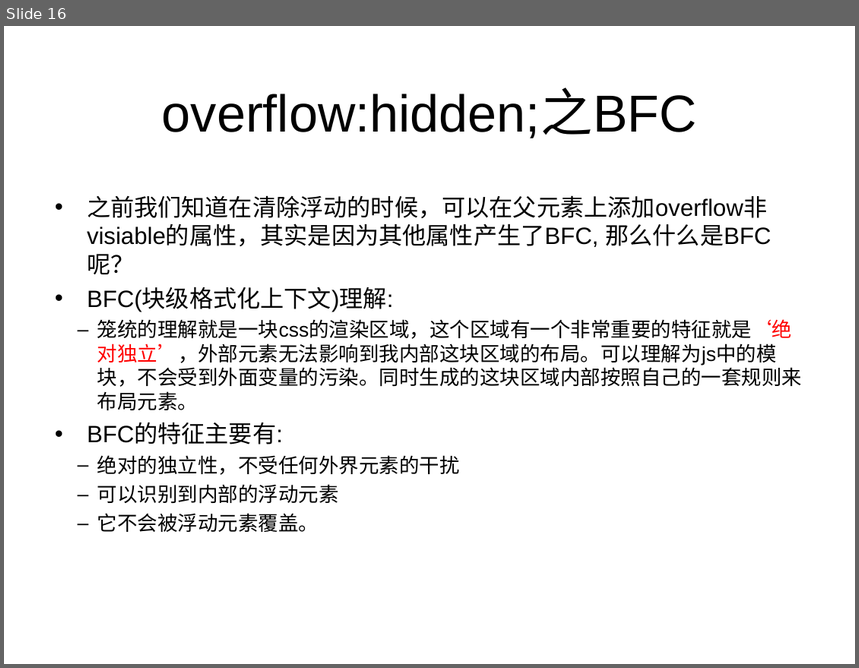
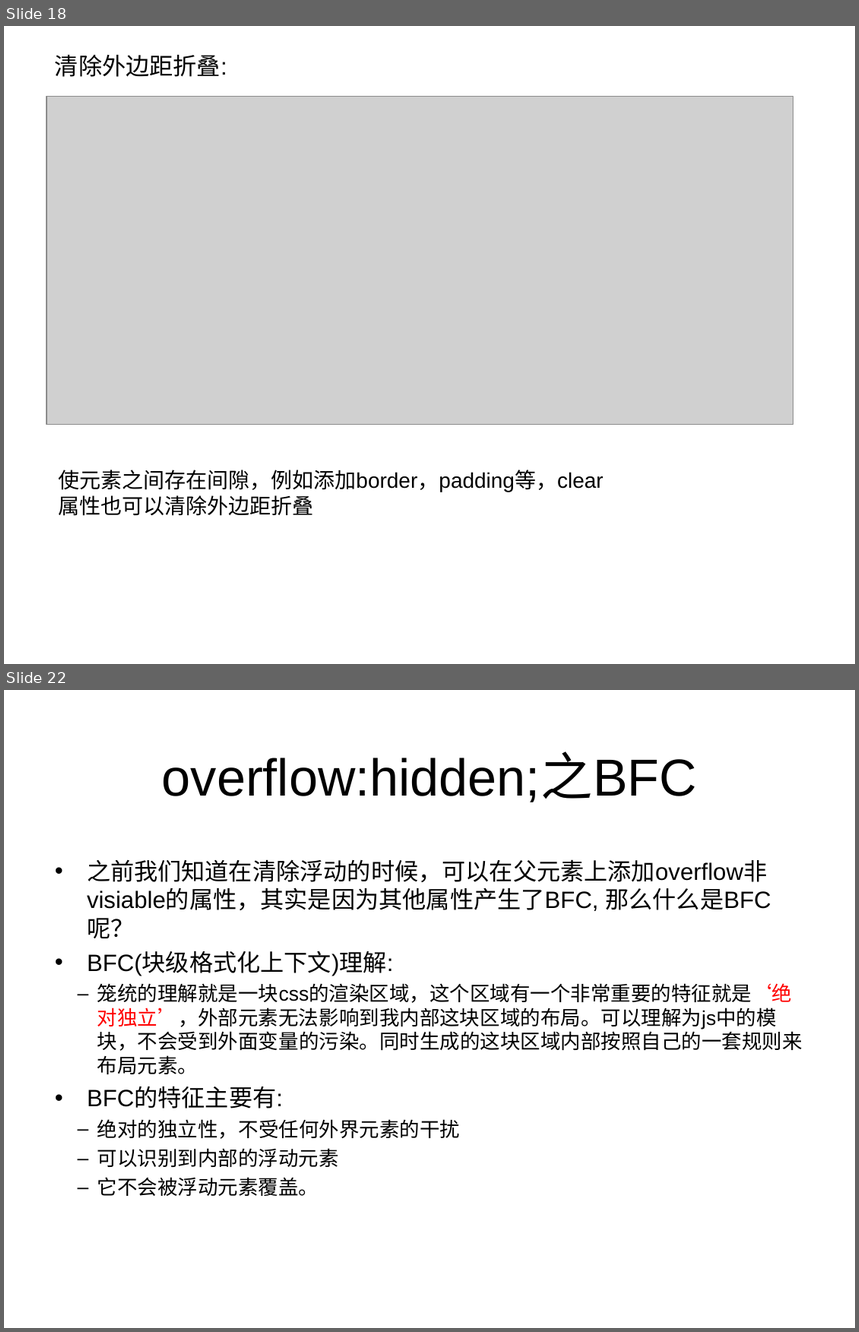
Before and after one commit to tiptophs/float, a slide deck: 浮动.ppt. Shown one above the other, each under a label of ours: slide 16 before the commit, slides 18 and 22 after it; the slides between them are not shown. The pictures are 859x668 and 859x1332 pixels, drawn with LibreOffice and Linux fonts; fonts in the diff are those of the drawing; grey boxes stand for pictures. Boxes give left, top, right and bottom in pixels: in the first picture for what was removed or moved away, otherwise in the second. Text is boxed around its words. In the diff, an @@ line names an element or a change of style, - is before the commit and + after.

```diff
--- a/浮动.ppt
+++ b/浮动.ppt
@@ slide 18 added at bbox=[4, 26, 855, 664], background #FFFFFF @@
@@ text added at bbox=[55, 54, 227, 77], 20 pt, text #000000 @@
+清除外边距折叠:
@@ picture added at bbox=[47, 97, 793, 424] @@
@@ text added at bbox=[58, 470, 603, 493], 18 pt, text #000000 @@
+使元素之间存在间隙，例如添加border，padding等，clear属性也可以清除外边距折叠
@@ what was slide 16 is now slide 22 @@
```
Also in this commit, not shown: 1 slide changed, 4 other slides added, 1 slide removed, 1 other file.
